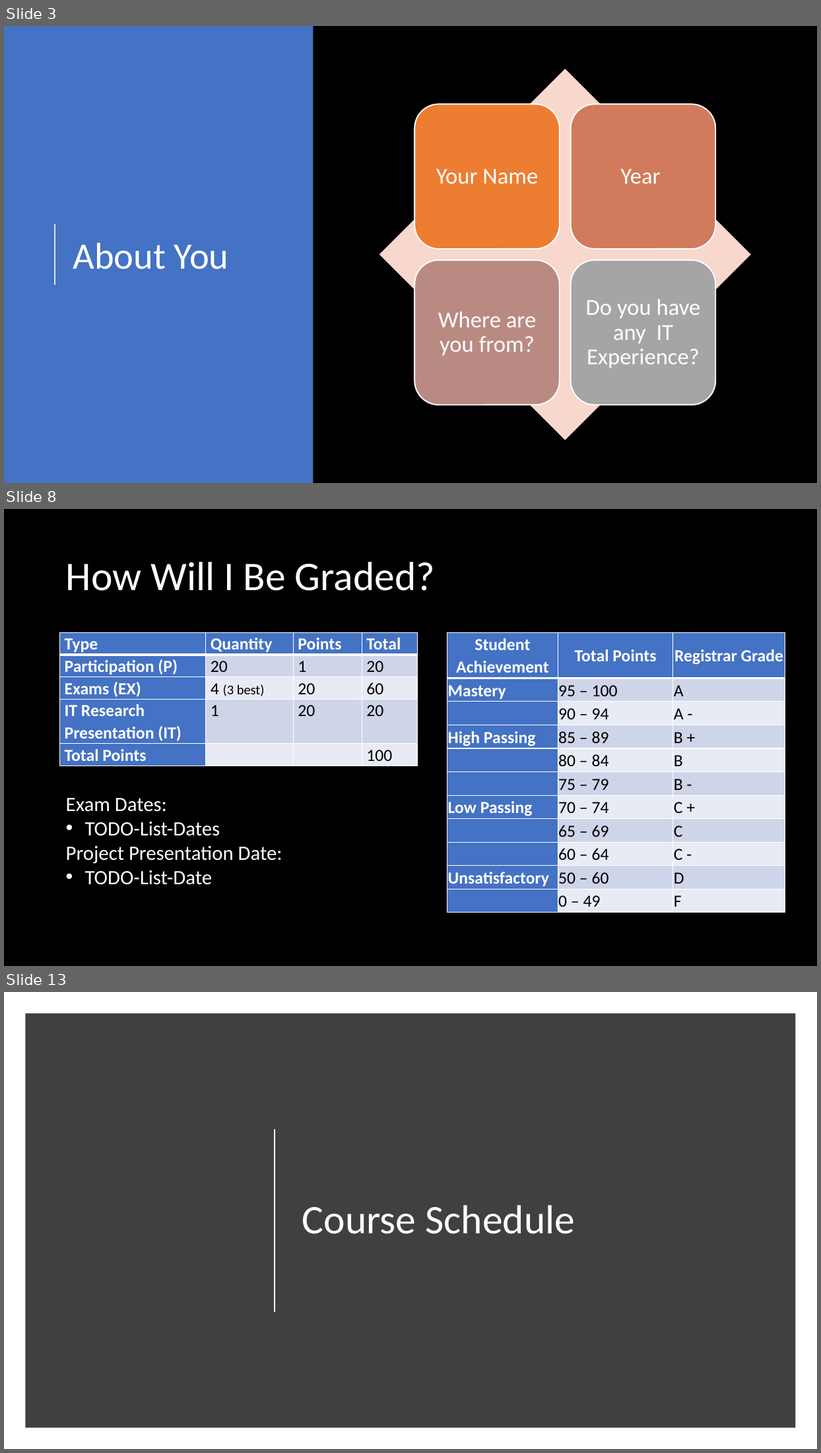
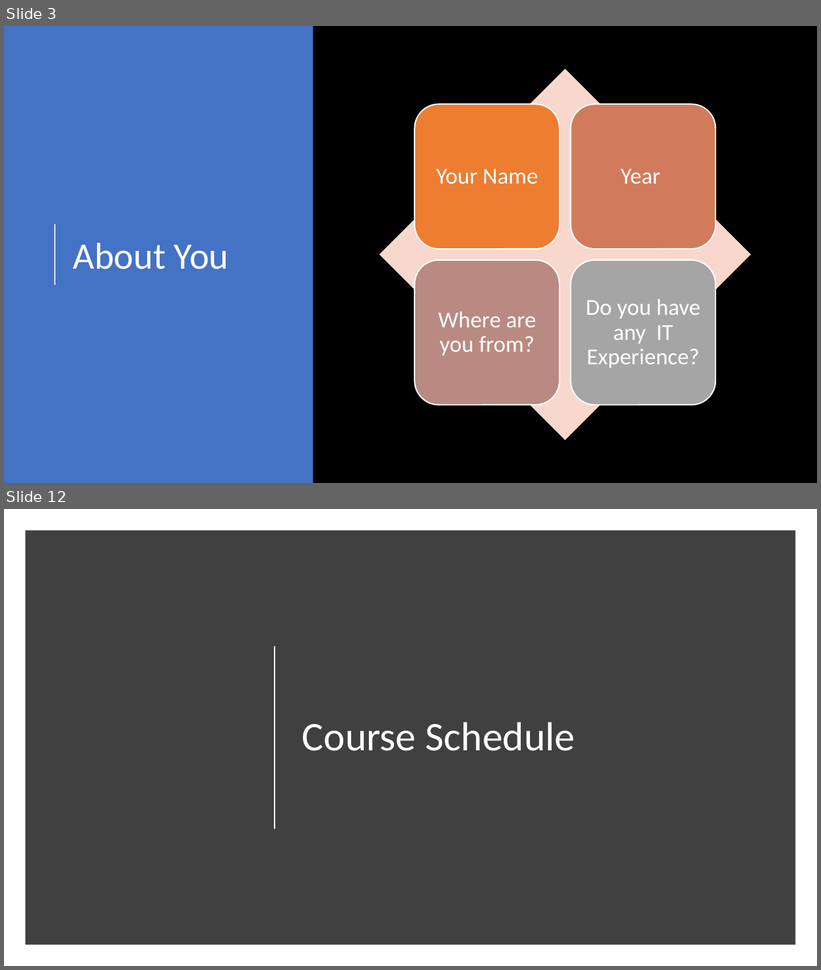
Before and after one commit to orstewar/ist346-content, a slide deck: content/01-introduction-to-course.pptx. Shown one above the other, each under a label of ours: slides 3, 8 and 13 before the commit, slides 3 and 12 after it; the slides between them are not shown. The pictures are 821x1453 and 821x970 pixels, drawn with LibreOffice and Linux fonts; fonts in the diff are those of the drawing. Boxes give left, top, right and bottom in pixels: in the first picture for what was removed or moved away, otherwise in the second. Text is boxed around its words. In the diff, an @@ line names an element or a change of style, - is before the commit and + after.

```diff
--- a/content/01-introduction-to-course.pptx
+++ b/content/01-introduction-to-course.pptx
@@ slide 8 removed at (4,509,817,966), background #000000 @@
@@ title removed at (66,562,435,591) @@
-How Will I Be Graded?
@@ table removed at (60,633,418,764), 5 rows, 4 columns @@
-Type | Quantity | Points | Total
-Participation (P) | 20 | 1 | 20
-Exams (EX) | 4 (3 best) | 20 | 60
-IT Research Presentation (IT) | 1 | 20 | 20
-Total Points |  |  | 100
@@ table removed at (448,633,785,910), 11 rows, 3 columns @@
-Student Achievement | Total Points | Registrar Grade
-Mastery | 95 – 100 | A
- | 90 – 94 | A -
-High Passing | 85 – 89 | B +
- | 80 – 84 | B
- | 75 – 79 | B -
-Low Passing | 70 – 74 | C +
- | 65 – 69 | C
- | 60 – 64 | C -
-Unsatisfactory | 50 – 60 | D
- | 0 – 49 | F
@@ text removed at (66,798,283,885) @@
-Exam Dates:
-• TODO-List-Dates
-Project Presentation Date:
-• TODO-List-Date
@@ what was slide 13 is now slide 12 @@
```
Also in this commit, not shown: 7 slides changed, 4 slides added, 5 other slides removed, 2 other files.
